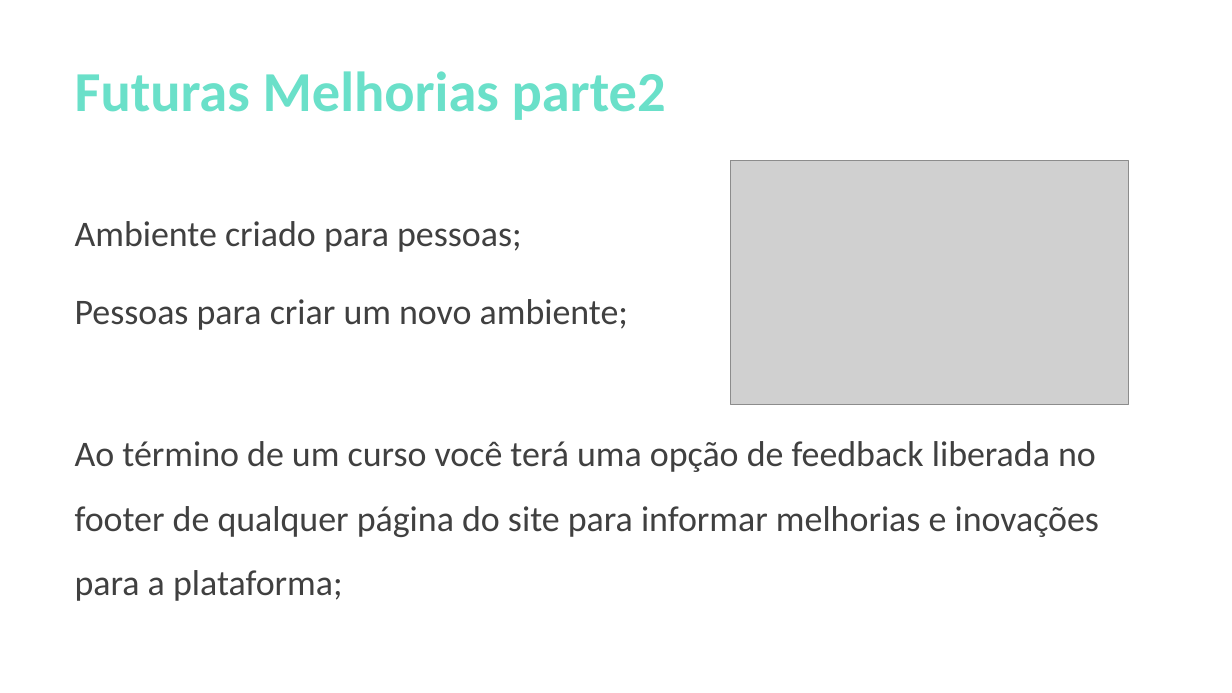
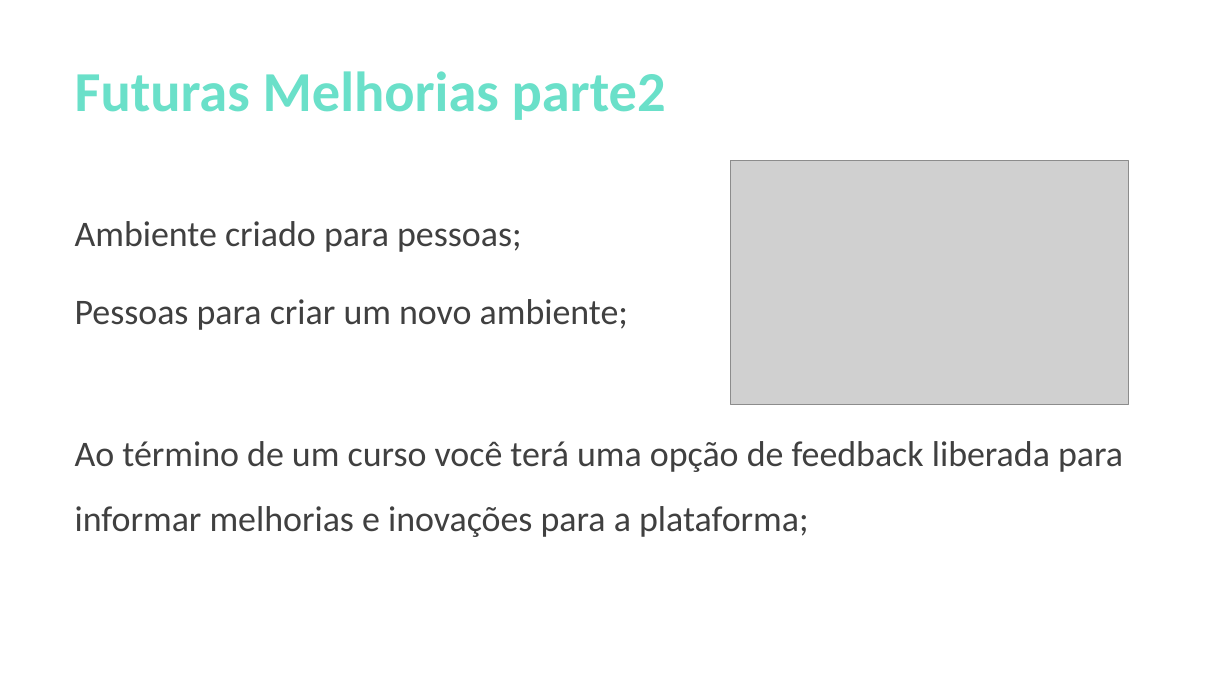
Before and after one commit to bzrr0/PROJETO-PROZ, a slide deck: slide 7 of apresentação projeto final.pptx. Drawn at 1232x693 pixels with LibreOffice and Linux fonts; fonts in the diff are those of the drawing; grey boxes stand for pictures. Boxes give left, top, right and bottom in pixels: in the first picture for what was removed or moved away, otherwise in the second. Text is boxed around its words. In the diff, an @@ line names an element or a change of style, - is before the commit and + after.

Commit message:
update nos slides
correções para apresentação

```diff
--- a/apresentação projeto final.pptx
+++ b/apresentação projeto final.pptx
@@ text at box(75, 441, 1123, 537): text changed @@
-Ao término de um curso você terá uma opção de feedback liberada no footer de qualquer página do site para informar melhorias e inovações para a plataforma;
+Ao término de um curso você terá uma opção de feedback liberada para informar melhorias e inovações para a plataforma;
```
Also in this commit, not shown: 2 other slides changed.
